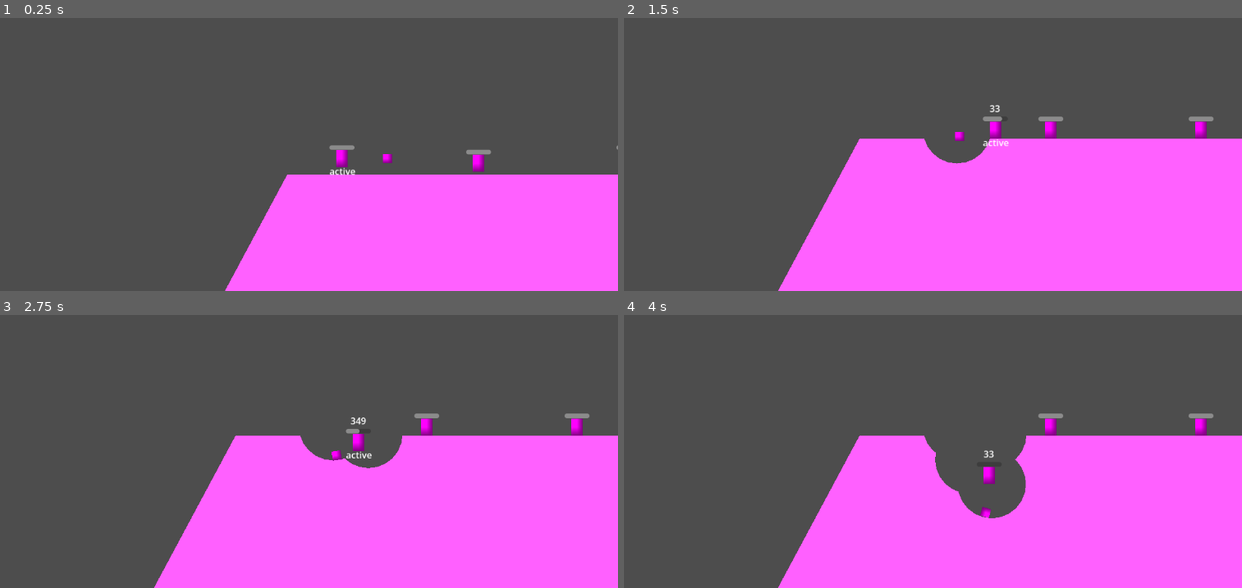
Above: before the commit, frames 1-4 (two rows, left to right).
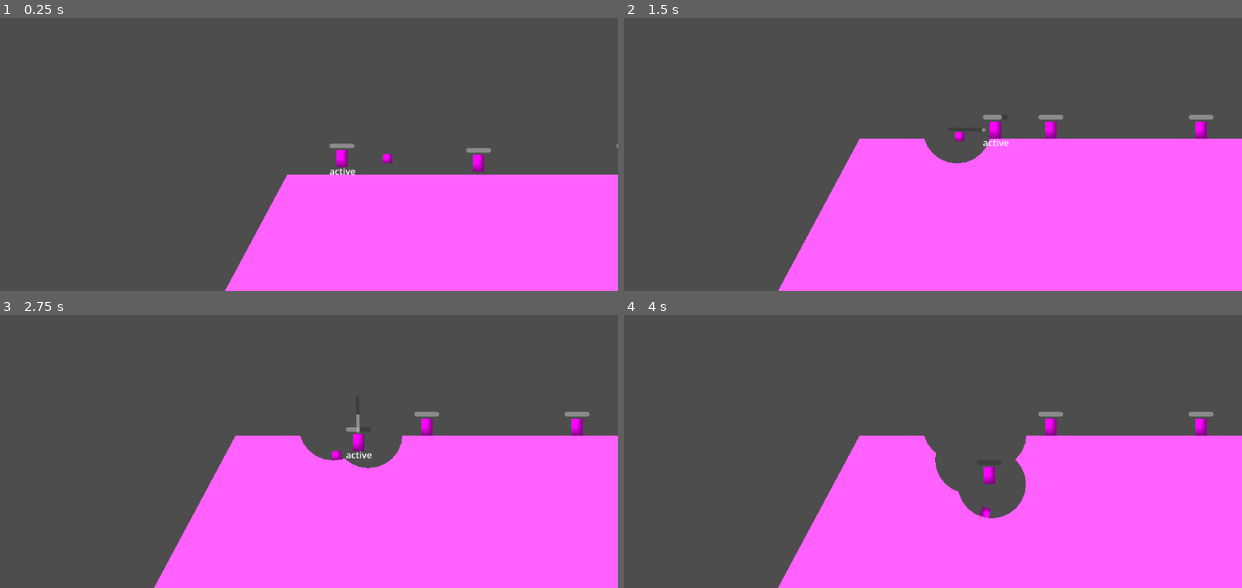
Above: after the commit, the same moments.

Repository: fredchien3/20-game-challenge
Game: Godot game, scene res://main/main.tscn
Two runs of this game, one before a commit and one after it. Both use one fixed random seed, a clock stepped at 60 frames per second and the inputs below.
Inputs (mouse positions are in pixels of both pictures, inside the frame that each line leads up to):
- Up to frame 1 (0.25 s): no input
- Up to frame 2 (1.5 s): tap Enter (ui_accept) at 0.5, 0.77 s; move the mouse to (1056, 88) at 0.52 s; press the mouse at (1056, 88) at 0.53 s; hold D (move_right) from 0.53 s (still down); move the mouse to (784, 124) at 1.27 s; release the mouse at (784, 124) at 1.28 s; tap I at 1.35 s; click (784, 124) at 1.42 s
- Up to frame 3 (2.75 s): tap Enter (ui_accept) at 1.52 s; move the mouse to (358, 323) at 2.02 s; release D (move_right) at 2.03 s; press the mouse at (358, 323) at 2.03 s; hold A (move_left) from 2.03 s (still down)
- Up to frame 4 (4 s): move the mouse to (883, 478) at 2.77 s; release A (move_left) at 2.78 s; release the mouse at (883, 478) at 2.78 s; hold D (move_right) from 2.78 s (still down); tap I at 2.85 s; click (883, 478) at 2.92 s; tap Enter (ui_accept) at 3.02, 3.77 s; move the mouse to (1112, 459) at 3.52 s; press the mouse at (1112, 459) at 3.53 s

The runs differ from the first frame. In frame 1, 0.1% of the frame differs, in the area x 53-100%, y 45-50%; in frame 2, 0.2%; in frame 3, 0.2%, in the area x 55-96%, y 35-44%; in frame 4, 0.1%.

Commit message:
Replace weapon power percentage with power bar + aim indicator

Diff:
--- a/7--worms/worm/worm.gd
+++ b/7--worms/worm/worm.gd
@@ -16,6 +16,9 @@
 # Weapon scenes
 @export var GrenadeScene: PackedScene
 @export var BazookaScene: PackedScene
+@export var Active: Label
+@export var Health: ProgressBar
+@export var PowerBar: ProgressBar
 
 ## Whether it is this worm's turn to move and shoot
 var active = false
@@ -31,7 +34,7 @@
 	handle_weapon_input(delta)
 
 	move_and_slide()
-	handle_debug()
+	handle_labels()
 
 
 # Event-based input handling
@@ -49,17 +52,21 @@
 		power = 0
 
 
-func handle_debug():
-	# debug
+func handle_labels():
 	if power > 0:
-		$DebugPower.text = str(int(power))
+		PowerBar.value = (power / max_power) * 100
+		var vec = (get_global_mouse_position() - global_position).normalized()
+		PowerBar.rotation = vec.angle()
+		PowerBar.visible = true
+	else:
+		PowerBar.visible = false
 
 	if active:
-		$DebugActive.visible = true
+		Active.visible = true
 	else:
-		$DebugActive.visible = false
+		Active.visible = false
 
-	$Health.value = health
+	Health.value = health
 
 
 func handle_movement_input() -> void:
--- a/7--worms/worm/worm.tscn
+++ b/7--worms/worm/worm.tscn
@@ -8,7 +8,7 @@
 
 [sub_resource type="CapsuleShape2D" id="CapsuleShape2D_wm2cs"]
 
-[node name="Worm" type="CharacterBody2D" unique_id=1631304650 groups=["worms"]]
+[node name="Worm" type="CharacterBody2D" unique_id=1631304650 node_paths=PackedStringArray("Active", "Health", "PowerBar") groups=["worms"]]
 collision_layer = 2
 script = ExtResource("1_owvmj")
 explosion_radius = 50.0
@@ -16,6 +16,9 @@
 max_power = 750.0
 GrenadeScene = ExtResource("2_cbyew")
 BazookaScene = ExtResource("3_ro6a8")
+Active = NodePath("UI/Active")
+Health = NodePath("UI/Health")
+PowerBar = NodePath("UI/PowerBar")
 
 [node name="Sprite2D" type="Sprite2D" parent="." unique_id=622019416]
 position = Vector2(-4.76837e-07, -2.38419e-07)
@@ -25,24 +28,32 @@
 [node name="CollisionShape2D" type="CollisionShape2D" parent="." unique_id=2094025430]
 shape = SubResource("CapsuleShape2D_wm2cs")
 
-[node name="DebugPower" type="Label" parent="." unique_id=306341189]
-offset_left = -20.0
-offset_top = -50.0
-offset_right = 20.0
-offset_bottom = -27.0
-horizontal_alignment = 1
+[node name="UI" type="Node2D" parent="." unique_id=2081914720]
 
-[node name="DebugActive" type="Label" parent="." unique_id=1653785646]
+[node name="Active" type="Label" parent="UI" unique_id=1653785646]
 offset_left = -22.0
 offset_top = 10.0
 offset_right = 24.0
 offset_bottom = 33.0
 text = "active"
 
-[node name="Health" type="ProgressBar" parent="." unique_id=171208404]
+[node name="Health" type="ProgressBar" parent="UI" unique_id=171208404]
 offset_left = -22.0
-offset_top = -24.0
+offset_top = -27.0
 offset_right = 22.0
-offset_bottom = -16.0
+offset_bottom = -19.0
 value = 50.0
 show_percentage = false
+
+[node name="PowerBar" type="ProgressBar" parent="UI" unique_id=935247403]
+anchors_preset = 4
+anchor_top = 0.5
+anchor_bottom = 0.5
+offset_left = 17.0
+offset_top = -3.0
+offset_right = 83.0
+offset_bottom = 3.0
+grow_vertical = 2
+pivot_offset = Vector2(-17, 3)
+value = 50.0
+show_percentage = false
